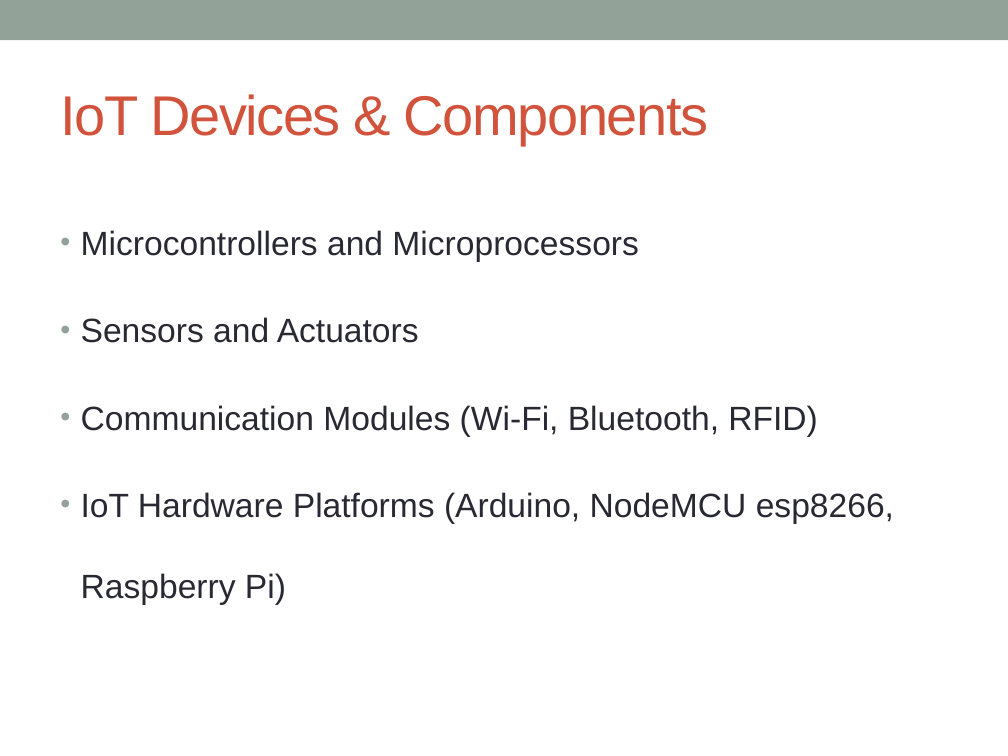
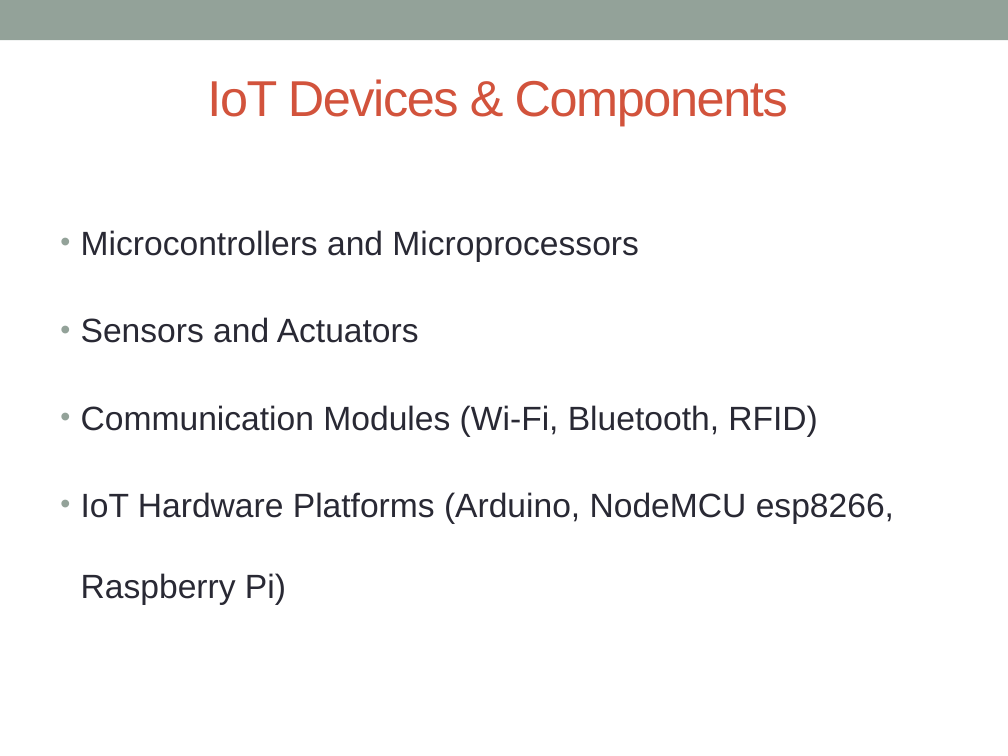
Before and after one commit to shivsalunke0503/iotworkshop, a slide deck: slide 10 of IoT.pptx (slide 9 before the commit). Drawn at 1008x756 pixels with LibreOffice and Linux fonts; fonts in the diff are those of the drawing. Boxes give left, top, right and bottom in pixels: in the first picture for what was removed or moved away, otherwise in the second. Text is boxed around its words. In the diff, an @@ line names an element or a change of style, - is before the commit and + after.

```diff
--- a/IoT.pptx
+++ b/IoT.pptx
@@ title "IoT Devices & Components": place and size @@
-title "IoT Devices & Components" at <box>60,94,709,145</box>
+title "IoT Devices & Components" at <box>207,79,788,126</box>
@@ title "IoT Devices & Components" at <box>207,79,788,126</box>: size 40 to 36 pt @@
```
Also in this commit, not shown: 12 other slides changed, 1 slide added.
